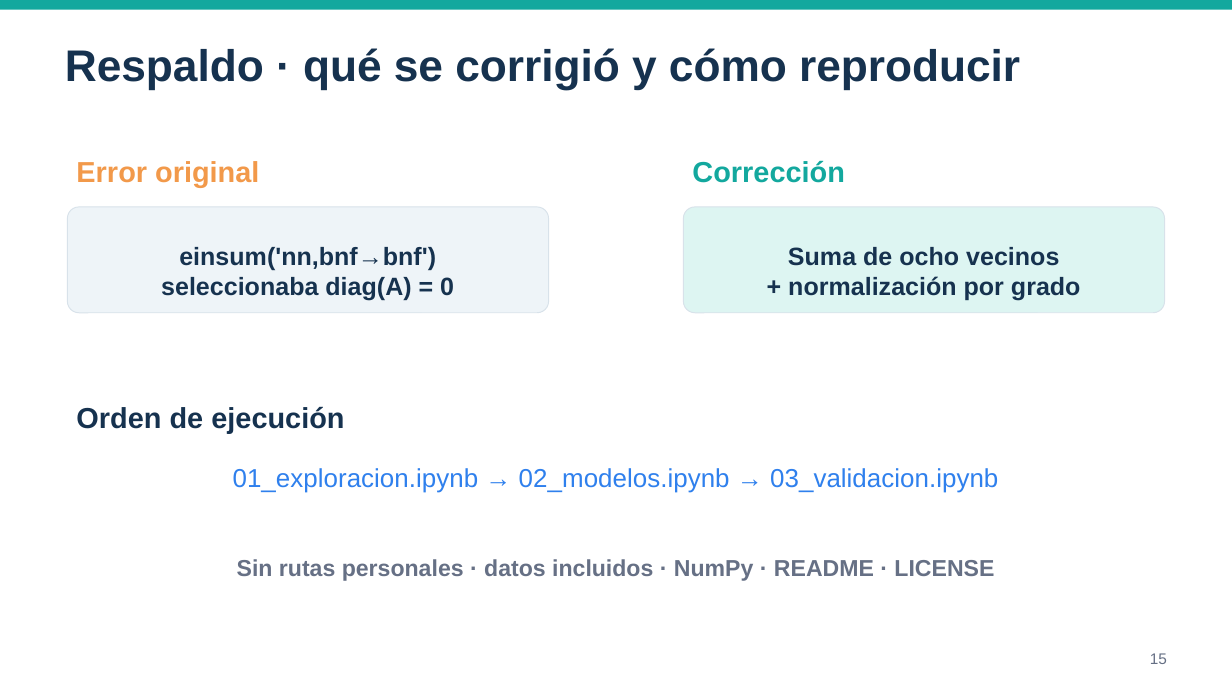
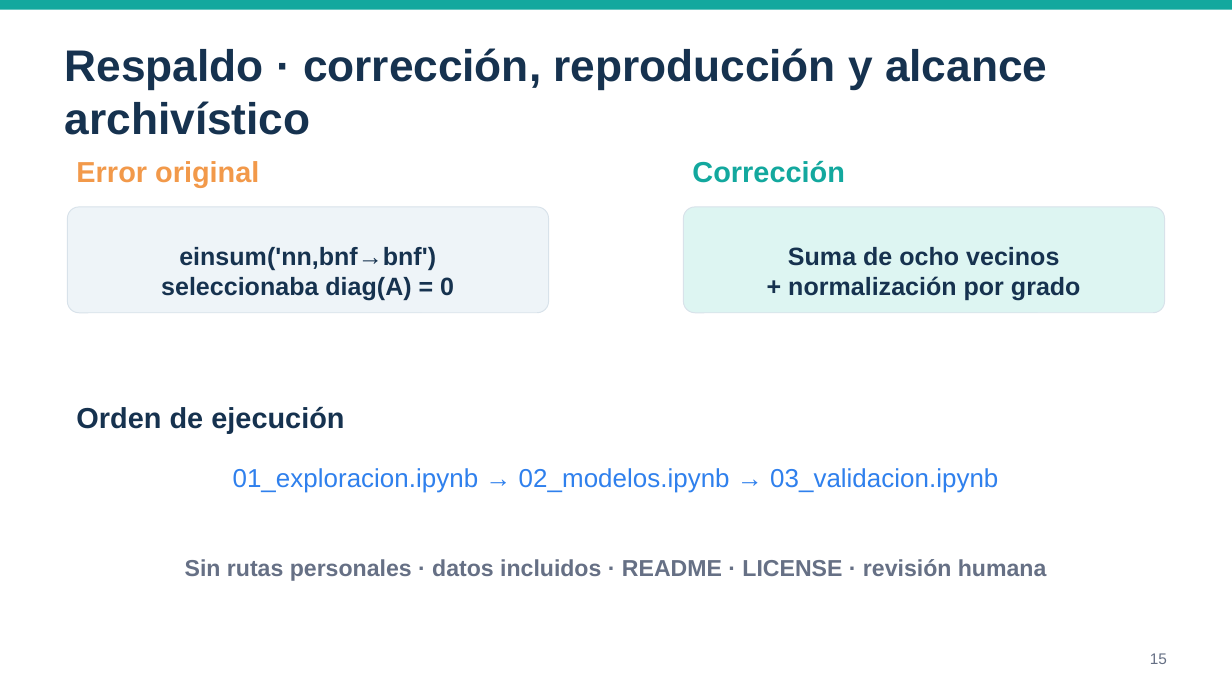
Before and after one commit to EmiliodeGomez/redes-neuronales-grafos-mnist, a slide deck: slide 15 of presentacion/PresentacionFinal_Grupo_RedesNeuronalesGrafos.pptx. Drawn at 1232x693 pixels with LibreOffice and Linux fonts; fonts in the diff are those of the drawing. Boxes give left, top, right and bottom in pixels: in the first picture for what was removed or moved away, otherwise in the second. Text is boxed around its words. In the diff, an @@ line names an element or a change of style, - is before the commit and + after.

```diff
--- a/presentacion/PresentacionFinal_Grupo_RedesNeuronalesGrafos.pptx
+++ b/presentacion/PresentacionFinal_Grupo_RedesNeuronalesGrafos.pptx
@@ text at [65,48,1047,135]: text changed @@
-Respaldo · qué se corrigió y cómo reproducir
+Respaldo · corrección, reproducción y alcance archivístico
@@ text at [185,559,1046,581]: text changed @@
-Sin rutas personales · datos incluidos · NumPy · README · LICENSE
+Sin rutas personales · datos incluidos · README · LICENSE · revisión humana
```
Also in this commit, not shown: 5 other slides changed, 8 other files.
